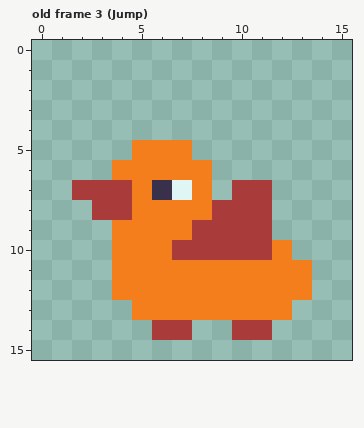
Pixel-art file, stored at Sprites/goose.aseprite. Above is the file before it was changed.
16x16 pixels, 5 frames. Shown: old frame 3 (Jump). The commit also changed other frames, which this record leaves out.
Once edited:
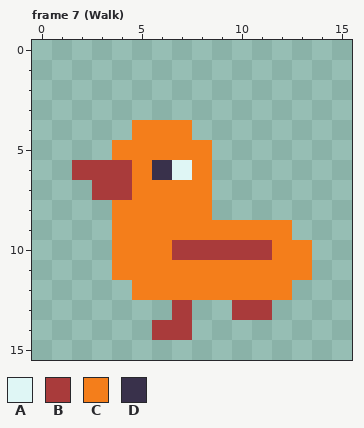
Palette (. is transparent): A #dff6f5  B #a93b3b  C #f47e1b  D #39314b
A new or re-ordered frame is compared with the old frame closest to it.
Author's note on the commit: walk and run anims
Difference:
frames 5 -> 9
Frame 7 (Walk) is new; against old frame 3 (Jump):
Colour C gives way to colour A in row 6 at x 7.
The edit adds colour B in row 6 at x 2 to 3.
Colour C gives way to colour B in row 6 at x 4; in row 13 at x 7 and 10 to 11.
The edit adds colour C in row 4 at x 5 to 7; in row 5 at x 4 and 8; in row 9 at x 12; in row 10 at x 13.
Colour A gives way to colour C in row 7 at x 7.
Colour B gives way to colour C in row 8 at x 4; in row 9 at x 8 to 11.
Colour D gives way to colour C in row 7 at x 6.
Colour C gives way to colour D in row 6 at x 6.
The edit erases colour B in row 7 at x 2 and 10 to 11; in row 8 at x 3 and 9 to 11; in row 14 at x 10 to 11.
The edit erases colour C in row 12 at x 4 and 13; in row 13 at x 5 to 6, 8 to 9 and 12.
Changed places in both pictures, as pixel boxes (x1, y1, x2, y2):
changed: (72, 120, 312, 340)
